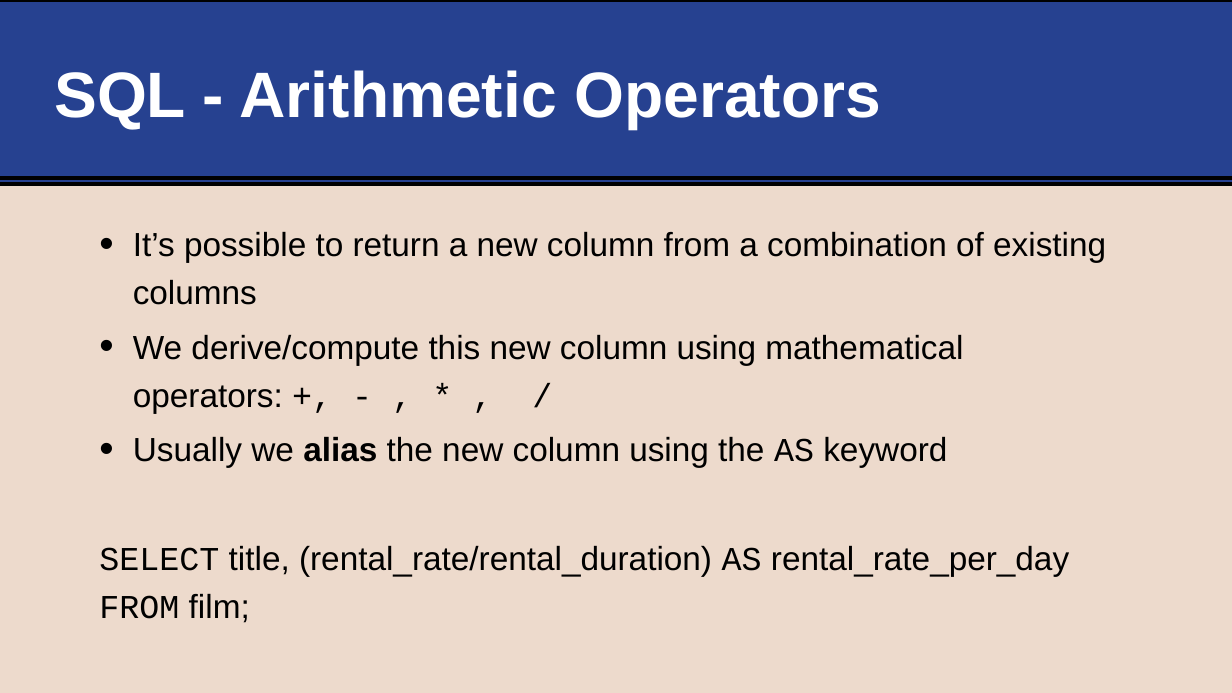
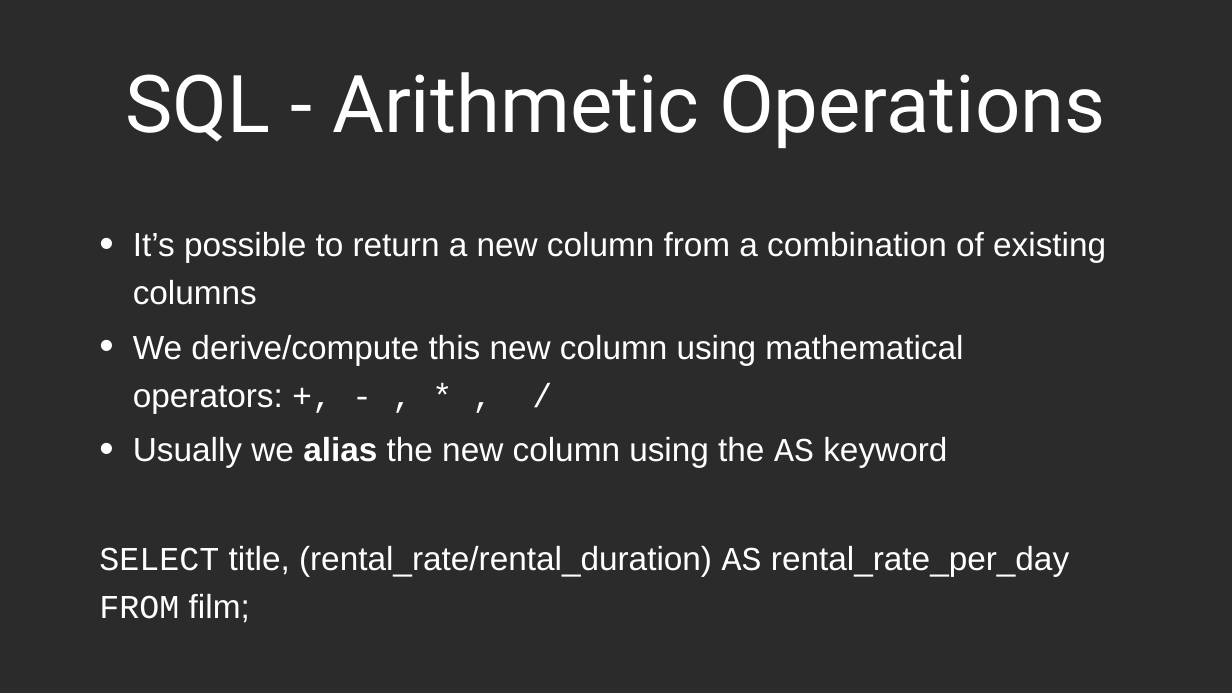
Before and after one commit to life-efficient/Data-Engineering, a slide deck: slide 19 of 2. SQL/1. SQL Basics/1. SQL Basics.pptx (slide 18 before the commit). Drawn at 1232x693 pixels with LibreOffice and Linux fonts; fonts in the diff are those of the drawing; background and template pictures are left out; a plain dark background stands for a picture behind light text. Boxes give left, top, right and bottom in pixels: in the first picture for what was removed or moved away, otherwise in the second. Text is boxed around its words. In the diff, an @@ line names an element or a change of style, - is before the commit and + after.

```diff
--- a/2. SQL/1. SQL Basics/1. SQL Basics.pptx
+++ b/2. SQL/1. SQL Basics/1. SQL Basics.pptx
@@ background #EDDACC to picture (left out) @@
@@ rectangle removed at (x1=0, y1=0, x2=1232, y2=184) @@
@@ title "SQL - Arithmetic Operations" at (x1=126, y1=72, x2=1105, y2=148): vertical alignment middle to bottom @@
@@ title at (x1=126, y1=72, x2=1105, y2=148): text changed; size 100 to 124.2 pt; font Arial to Roboto; bold off @@
-SQL - Arithmetic Operators
+SQL - Arithmetic Operations
@@ line removed from (0, 178) to (1232, 178) @@
@@ text "It’s possible to return a ..." at (x1=99, y1=232, x2=1106, y2=623): text colour #000000 to #FFFFFF @@
```
Also in this commit, not shown: 23 other slides changed, 4 slides added, 3 slides removed, 1 other file.
